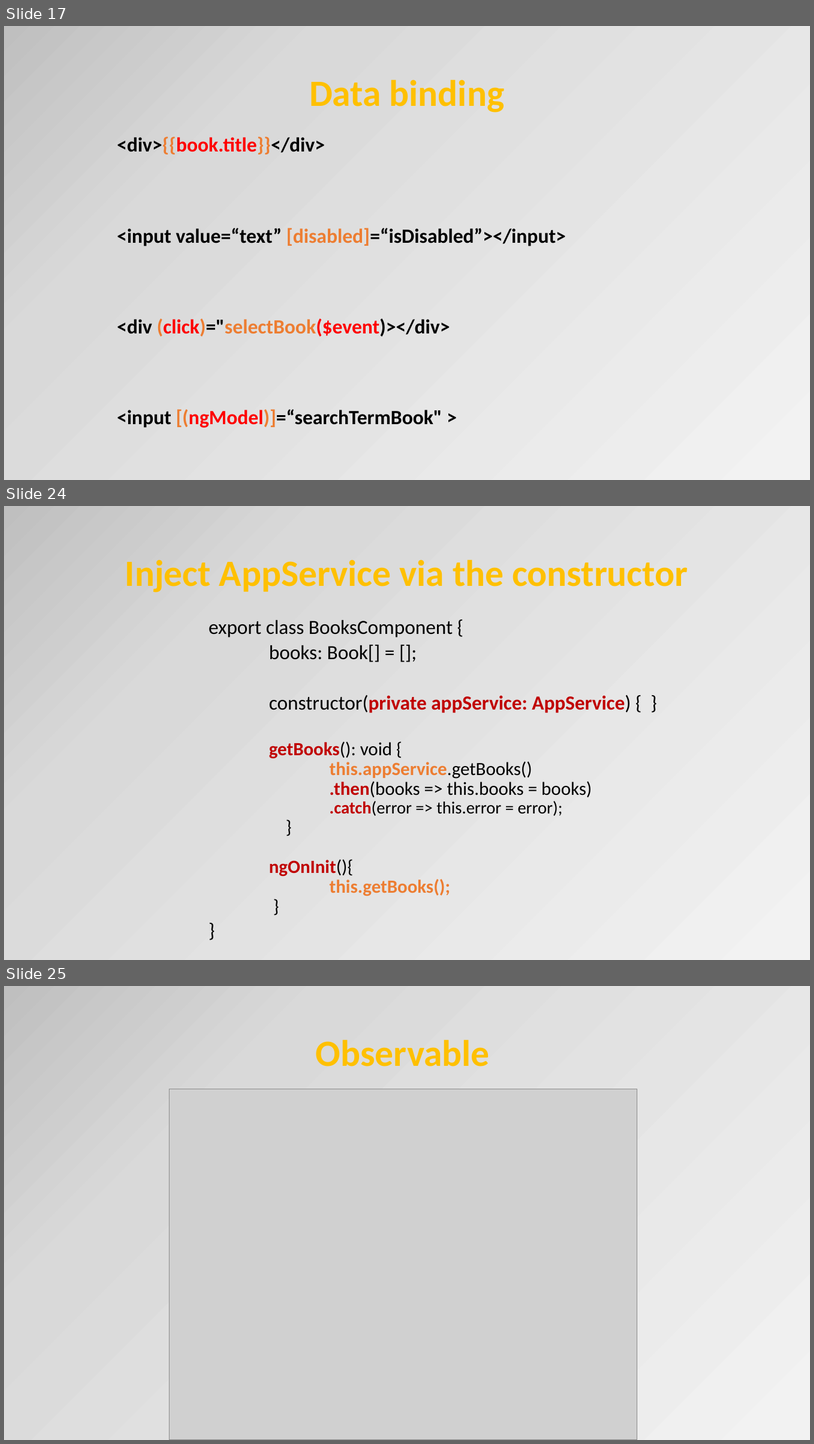
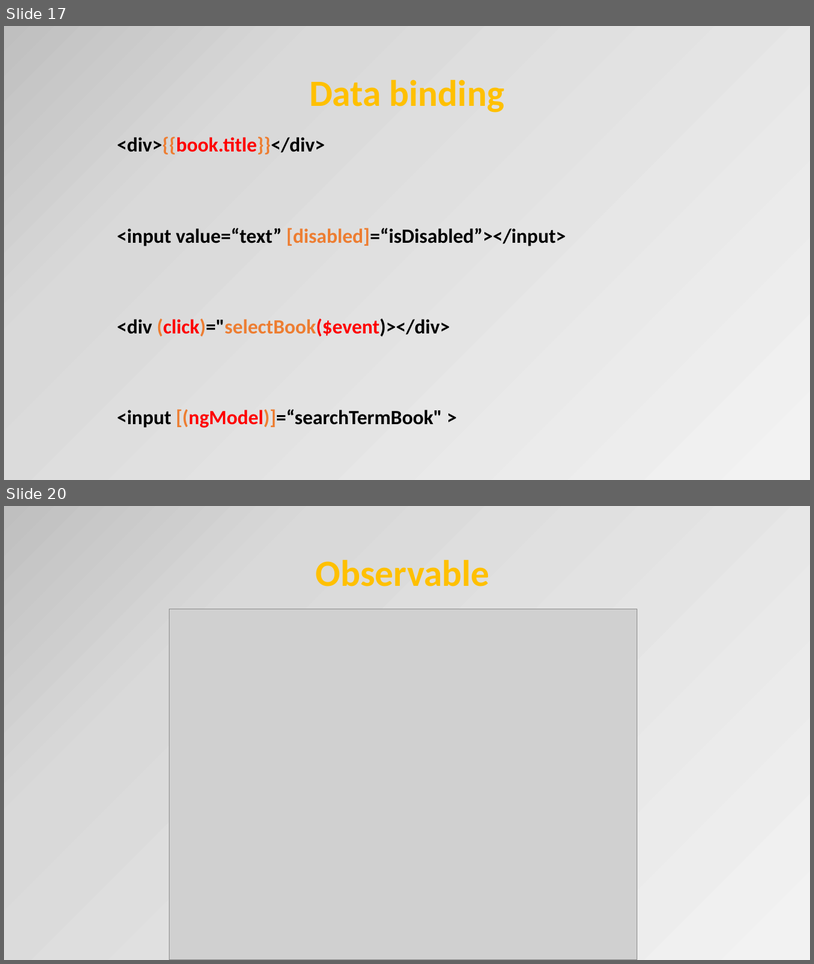
Before and after one commit to petereijgermans11/frontend-cursus, a slide deck: frontend-cursus/ 8 - Angular.pptx. Shown one above the other, each under a label of ours: slides 17, 24 and 25 before the commit, slides 17 and 20 after it; the slides between them are not shown. The pictures are 814x1444 and 814x964 pixels, drawn with LibreOffice and Linux fonts; fonts in the diff are those of the drawing; grey boxes stand for pictures. Boxes give left, top, right and bottom in pixels: in the first picture for what was removed or moved away, otherwise in the second. Text is boxed around its words. In the diff, an @@ line names an element or a change of style, - is before the commit and + after.

```diff
--- a/frontend-cursus/ 8 - Angular.pptx
+++ b/frontend-cursus/ 8 - Angular.pptx
@@ slide 24 removed at (4, 506, 810, 960), background gradient #F2F2F2 to #D9D9D9 to #BFBFBF to #A6A6A6 @@
@@ title removed at (125, 559, 688, 592) @@
-Inject AppService via the constructor
@@ text removed at (209, 620, 631, 895) @@
-export class BooksComponent {
-books: Book[] = [];
-constructor(private appService: AppService) { }
-    getBooks(): void {
-    this.appService.getBooks()
-    .then(books => this.books = books)
-    .catch(error => this.error = error);
-    }
-    ngOnInit(){
-    this.getBooks();
-    }
-}
@@ what was slide 25 is now slide 20 @@
```
Also in this commit, not shown: 9 slides changed, 2 slides added, 5 other slides removed, 1 other file.
